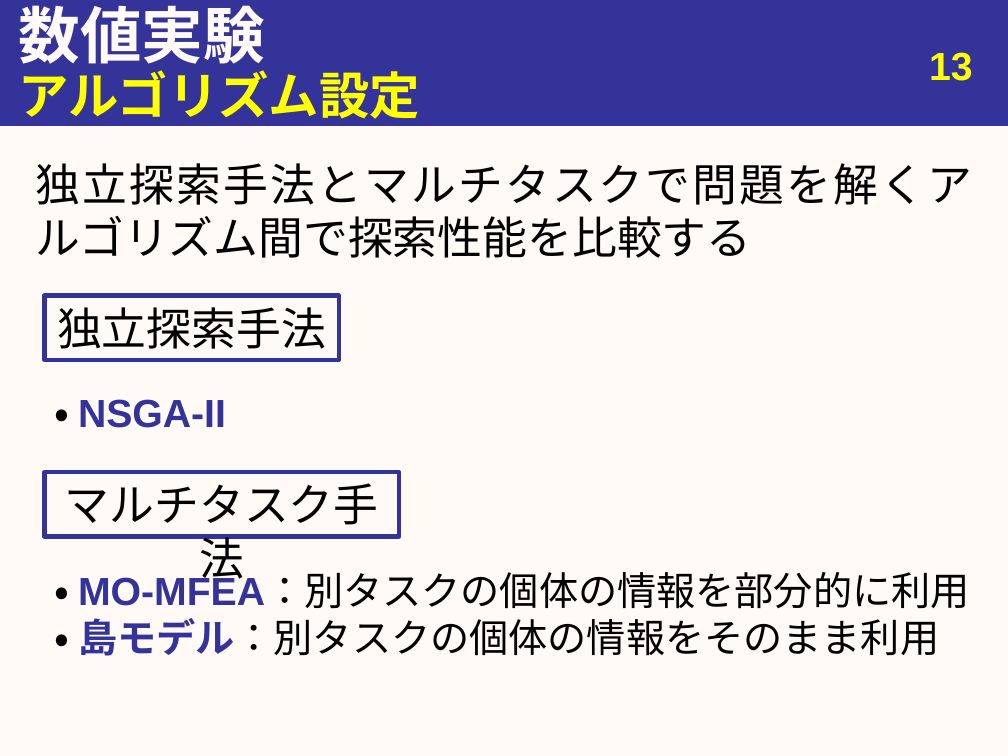
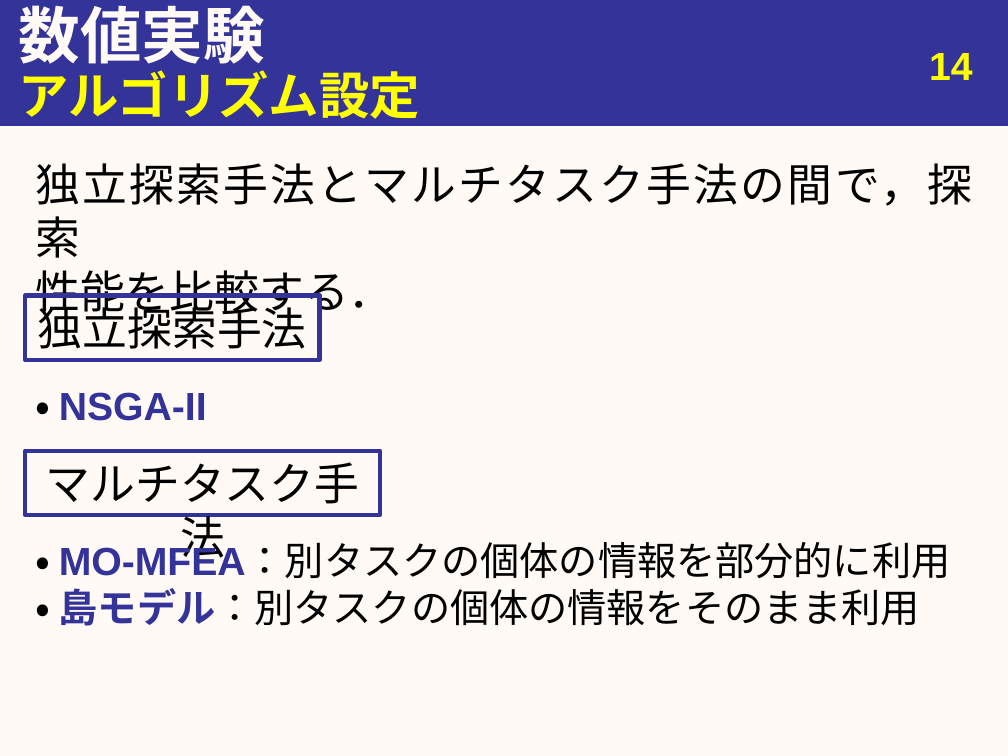
Before and after one commit to youle921/Slide-maintain, a slide deck: slide 15 of abstract/Slides/bachelor_thesis.pptx (slide 14 before the commit). Drawn at 1008x756 pixels with LibreOffice and Linux fonts; fonts in the diff are those of the drawing. Boxes give left, top, right and bottom in pixels: in the first picture for what was removed or moved away, otherwise in the second. Text is boxed around its words. In the diff, an @@ line names an element or a change of style, - is before the commit and + after.

```diff
--- a/abstract/Slides/bachelor_thesis.pptx
+++ b/abstract/Slides/bachelor_thesis.pptx
@@ page number at box(929, 53, 973, 80): text changed @@
-13
+14
@@ text at box(35, 163, 972, 320): text changed @@
-独立探索手法とマルチタスクで問題を解くアルゴリズム間で探索性能を比較する
+独立探索手法とマルチタスク手法の間で，探索
+性能を比較する．
@@ rectangle "独立探索手法": place and size @@
-rectangle "独立探索手法" at box(44, 295, 339, 360)
+rectangle "独立探索手法" at box(25, 295, 320, 360)
@@ text "・ NSGA-II": place and size @@
-text "・ NSGA-II" at box(54, 399, 226, 428)
+text "・ NSGA-II" at box(35, 392, 207, 421)
@@ rectangle "マルチタスク手法": place and size @@
-rectangle "マルチタスク手法" at box(44, 472, 399, 536)
+rectangle "マルチタスク手法" at box(25, 451, 380, 515)
@@ text "・ MO-MFEA：別タスクの個体の情報を部分的に利用": place and size @@
-text "・ MO-MFEA：別タスクの個体の情報を部分的に利用" at box(54, 574, 970, 656)
+text "・ MO-MFEA：別タスクの個体の情報を部分的に利用" at box(35, 544, 951, 626)
```
Also in this commit, not shown: 14 other slides changed, 4 slides added, 2 slides removed, 9 other files.
